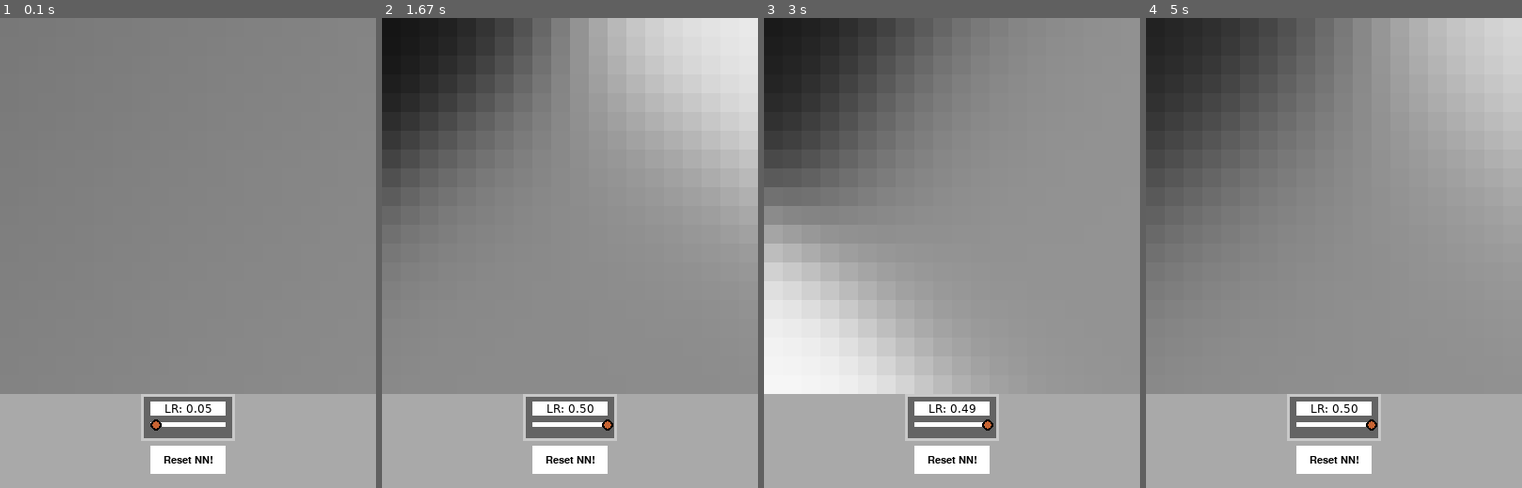
Above: before the commit, frames 1-4 (left to right).
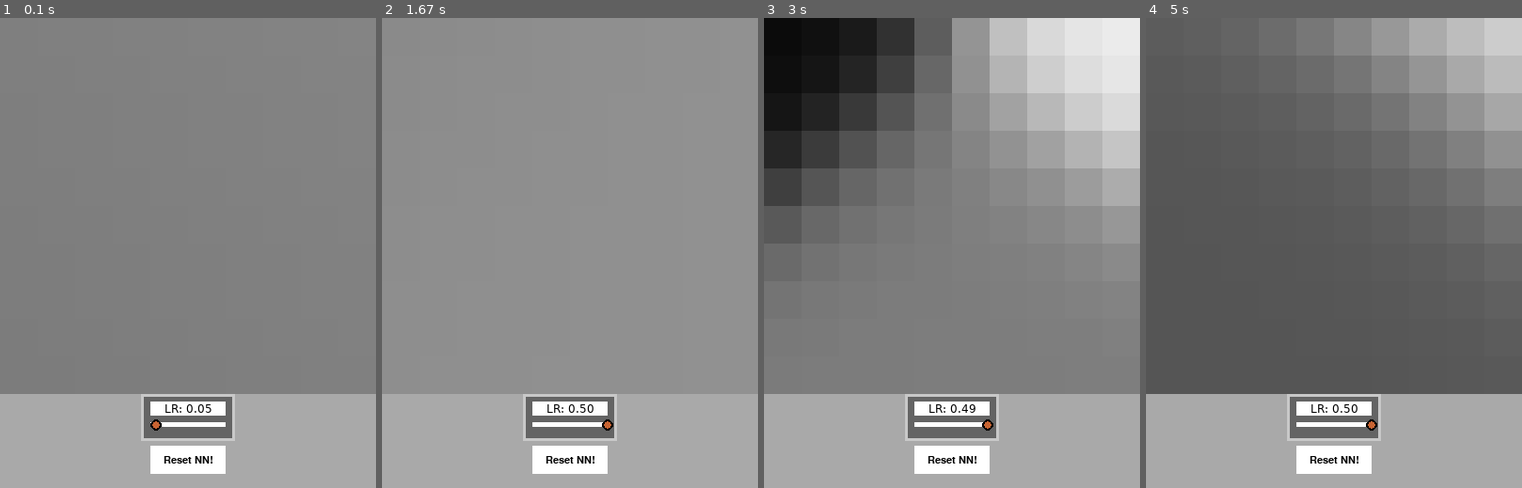
Above: after the commit, the same moments.

Repository: iJohnMaged/Simple-NeuralNetwork-Py
Game: pygame game, started from examples/xor.py
Two runs of this game, one before a commit and one after it. Both use one fixed random seed, a clock stepped at 60 frames per second and the inputs below.
Inputs (mouse positions are in pixels of both pictures, inside the frame that each line leads up to):
- Up to frame 1 (0.1 s): no input
- Up to frame 2 (1.67 s): press the mouse at (570, 459) at 0.37 s; move the mouse to (562, 290) at 0.47 s; release the mouse at (554, 126) at 0.6 s; press the mouse at (539, 426) at 0.7 s; move the mouse to (570, 389) at 0.8 s; release the mouse at (600, 351) at 0.93 s; press the mouse at (596, 426) at 1.03 s; move the mouse to (615, 304) at 1.13 s; release the mouse at (630, 187) at 1.27 s; press the mouse at (570, 459) at 1.37 s; move the mouse to (566, 441) at 1.47 s; release the mouse at (562, 422) at 1.6 s
- Up to frame 3 (3 s): press the mouse at (952, 459) at 1.7 s; move the mouse to (880, 351) at 1.8 s; release the mouse at (812, 238) at 1.93 s; press the mouse at (952, 459) at 2.03 s; move the mouse to (1004, 441) at 2.13 s; release the mouse at (1057, 422) at 2.27 s; press the mouse at (989, 426) at 2.37 s; move the mouse to (910, 285) at 2.47 s; release the mouse at (831, 149) at 2.6 s; press the mouse at (914, 426) at 2.7 s; move the mouse to (952, 304) at 2.8 s; release the mouse at (989, 187) at 2.93 s
- Up to frame 4 (5 s): press the mouse at (1334, 459) at 3.03 s; move the mouse to (1277, 356) at 3.13 s; release the mouse at (1221, 257) at 3.27 s; press the mouse at (1371, 426) at 3.37 s; move the mouse to (1318, 412) at 3.47 s; release the mouse at (1270, 403) at 3.6 s; press the mouse at (1296, 426) at 3.7 s; move the mouse to (1337, 370) at 3.8 s; release the mouse at (1379, 318) at 3.93 s; press the mouse at (1371, 426) at 4.03 s; move the mouse to (1300, 262) at 4.13 s; release the mouse at (1228, 97) at 4.27 s; press the mouse at (1334, 459) at 4.37 s; move the mouse to (1397, 271) at 4.47 s; release the mouse at (1461, 83) at 4.6 s; press the mouse at (1296, 426) at 4.7 s; move the mouse to (1379, 375) at 4.8 s; release the mouse at (1458, 323) at 4.93 s

The runs differ from the first frame. In frame 2, 27% of the frame differs, in the area x 0-100%, y 0-48%; in frame 3, 42%; in frame 4, 61%, in the area x 0-100%, y 0-80%.

Commit message:
Replaced `matrix.py` with numpy functions!

Diff:
--- a/examples/xor.py
+++ b/examples/xor.py
@@ -48,7 +48,7 @@
 
 FPS = 60
 
-RESOLUTION = 20
+RESOLUTION = 40
 
 # Initialize PyGame
 pygame.init()
@@ -99,7 +99,7 @@
 class Slider:
 
     """
-    A class to create a slider with a maximum and minimum value.
+    A class to create a pygame slider with a maximum and minimum value.
 
     This class was adapted from:
     https://www.dreamincode.net/forums/topic/401541-buttons-and-sliders-in-pygame/
@@ -232,7 +232,7 @@
                 y = j / rows
                 output = nn.predict([x, y])
                 # Using equal values of (r, g, b) for a color
-                rgb = int(255 * output[0])
+                rgb = int(255 * output[0, 0])
                 # Converting RGB value to decimal.
                 color = (rgb << 16) + (rgb << 8) + (rgb)
                 a = i*RESOLUTION
--- a/neural_network.py
+++ b/neural_network.py
@@ -1,5 +1,4 @@
-from matrix import Matrix
-import random
+import numpy as np
 from activation_fucntions import SIGMOID
 import pickle
 
@@ -11,14 +10,17 @@
         self.hidden_num = hidden_num
         self.output_num = output_num
 
-        self.weights_ih = Matrix(self.hidden_num, self.input_num)
-        self.weights_ho = Matrix(self.output_num, self.hidden_num)
+        self.weights_ih = np.random.uniform(-1, 1, (self.hidden_num, self.input_num))
+        self.weights_ho = np.random.uniform(-1, 1, (self.output_num, self.hidden_num))
 
-        self.bias_h = Matrix(self.hidden_num, 1)
-        self.bias_o = Matrix(self.output_num, 1)
+        self.bias_h = np.random.uniform(-1, 1, (self.hidden_num, 1))
+        self.bias_o = np.random.uniform(-1, 1, (self.output_num, 1))
 
         self._lr = 0.1
         self.activation_func = activation_func
+
+        self.npfunc = np.vectorize(SIGMOID.func)
+        self.npdfunc = np.vectorize(SIGMOID.dfunc)
 
     @property
     def lr(self):
@@ -30,73 +32,79 @@
 
     def set_activation_func(self, func):
         self.activation_func = func
+        self.npfunc = np.vectorize(self.activation_func.func)
+        self.npdfunc = np.vectorize(self.activation_func.dfunc)
 
     def predict(self, input):
 
-        input_matrix = Matrix.from_list(input)
+        input_matrix = np.array(input).reshape((len(input), 1))
+        hidden = np.dot(self.weights_ih, input_matrix)
+        hidden = np.add(hidden, self.bias_h)
+        hidden = self.npfunc(hidden)
 
-        hidden = Matrix.dot(self.weights_ih, input_matrix)
-        hidden.add(self.bias_h)
-        hidden.map(self.activation_func.func)
+        output = np.dot(self.weights_ho, hidden)
+        output = np.add(output, self.bias_o)
+        output = self.npfunc(output)
 
-        output = Matrix.dot(self.weights_ho, hidden)
-        output.add(self.bias_o)
-        output.map(self.activation_func.func)
-
-        return output.to_list()
+        return output
 
     def train(self, inputs, targets):
 
-        # Generate the outputs of the hidden nodes.
-        input_matrix = Matrix.from_list(inputs)
+        input_matrix = np.array(inputs).reshape((len(inputs), 1))
 
-        hidden = Matrix.dot(self.weights_ih, input_matrix)
-        hidden.add(self.bias_h)
-        hidden.map(self.activation_func.func)
+        # Generate the outputs of the hidden nodes
+        hidden = np.dot(self.weights_ih, input_matrix)
+        hidden = np.add(hidden, self.bias_h)
+        hidden = self.npfunc(hidden)
 
-        # Generate the outputs of the outputs nodes
-        outputs = Matrix.dot(self.weights_ho, hidden)
-        outputs.add(self.bias_o)
-        outputs.map(self.activation_func.func)
+        # Generate the outputs
+        output = np.dot(self.weights_ho, hidden)
+        output = np.add(output, self.bias_o)
+        output = self.npfunc(output)
 
-        targets_matrix = Matrix.from_list(targets)
+        targets_matrix = np.array(targets).reshape(len(targets), 1)
 
-        # Calculate the error following the formula: E = targets - outputs
-        output_error = Matrix.subtract(targets_matrix, outputs)
+        # Calculate the error
+        # E = TARGETS - OUTPUTS
+        output_error = np.subtract(targets_matrix, output)
 
-        # Calculate gradient
-        gradient = Matrix.mmap(outputs, self.activation_func.dfunc)
-        gradient.scale(self._lr)
-        gradient.multiply(output_error)
-        hidden_T = Matrix.transpose(hidden)
-        # Calculate deltas for hidden-output connection
-        weights_ho_deltas = Matrix.dot(gradient, hidden_T)
+        # Calculate output gradient
+        output_gradient = self.npdfunc(output)
+        output_gradient = np.multiply(self._lr, output_gradient)
+        output_gradient = np.multiply(output_gradient, output_error)
+        hidden_T = hidden.T
 
-        # Adjust the weights and bias
-        self.weights_ho.add(weights_ho_deltas)
-        self.bias_o.add(gradient)
+        # Calculate the deltas for hidden-output layer
+        weights_ho_deltas = np.dot(output_gradient, hidden_T)
+
+        # Adjust the weights
+        self.weights_ho = np.add(self.weights_ho, weights_ho_deltas)
+        self.bias_o = np.add(self.bias_o, output_gradient)
 
         # Hidden layer error
-        weights_ho_t = Matrix.transpose(self.weights_ho)
-        hidden_error = Matrix.dot(weights_ho_t, output_error)
+        weights_ho_T = self.weights_ho.T
+        hidden_error = np.dot(weights_ho_T, output_error)
 
         # Calculate hidden layer gradient
-        hidden_gradient = Matrix.mmap(hidden, self.activation_func.dfunc)
-        hidden_gradient.scale(self._lr)
-        hidden_gradient.multiply(hidden_error)
-        input_T = Matrix.transpose(input_matrix)
-        weights_ih_deltas = Matrix.dot(hidden_gradient, input_T)
+        hidden_gradient = self.npdfunc(hidden)
+        hidden_gradient = np.multiply(hidden_gradient, self._lr)
+        hidden_gradient = np.multiply(hidden_gradient, hidden_error)
 
-        # Adjust the weights and bias for input-hidden connection
-        self.weights_ih.add(weights_ih_deltas)
-        self.bias_h.add(hidden_gradient)
+        input_T = input_matrix.T
+
+        weights_ih_deltas = np.dot(hidden_gradient, input_T)
+
+        # Adjust the weights
+        self.weights_ih = np.add(self.weights_ih, weights_ih_deltas)
+        self.bias_h = np.add(self.bias_h, hidden_gradient)
+
 
     def mutate(self, func):
-        # Accepts an arbitrary function to mutate the neural network
-        self.weights_ih.map(func)
-        self.weights_ho.map(func)
-        self.bias_h.map(func)
-        self.bias_o.map(func)
+        npfunc = np.vectorize(func)
+        self.weights_ih = npfunc(self.weights_ih)
+        self.weights_ho = npfunc(self.weights_ho)
+        self.bias_h = npfunc(self.bias_h)
+        self.bias_o = npfunc(self.bias_o)
 
     def copy(self):
         nn = NeuralNetwork(self.input_num, self.hidden_num, self.output_num, self.activation_func)
Not shown, changed: README.md
